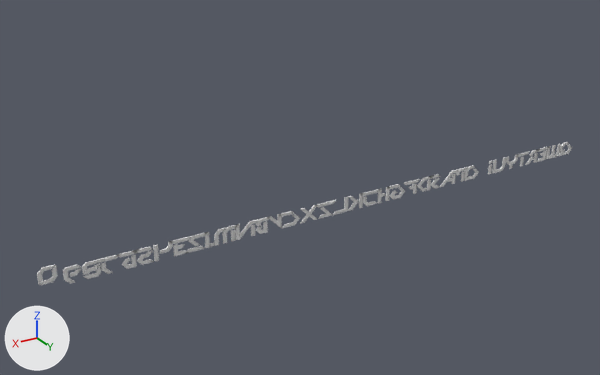
What one commit did to the OBJ model Resources/text.obj.
Both versions are drawn from a camera (50 mm lens) standing at (62.6, 42.2, 20.7) and looking at (34.3, -5.0, -2.9). Lighting does not change. The marker at lower left points along +X, +Y and +Z. Where no turn or scale is listed for an object, it has been applied to the vertices.

Names of what the first picture shows: 'text'.
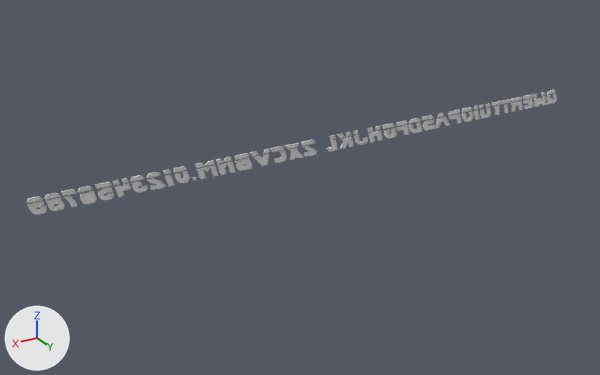
Commit message: New text

Location of each change, (x1, y1, x2, y2) in pixels of the pictures (600 x 375 px; the box of a moved part takes in the faces that stretch with it):
'text', reshaped (12% shorter): before (37, 142, 572, 285); after (27, 90, 557, 215)
part 1 of me_text, moved or reshaped: before (536, 147, 549, 152); after (533, 93, 538, 97)
part 2 of me_text, moved or reshaped: before (516, 151, 530, 157); after (541, 92, 546, 96)
part 3 of me_text, moved or reshaped: before (520, 157, 524, 166); after (523, 94, 534, 99)
part 4 of me_text, moved or reshaped: before (534, 153, 538, 163); after (500, 99, 511, 104)
part 5 of me_text, moved or reshaped: before (428, 174, 441, 179); after (504, 104, 509, 113)
part 6 of me_text, moved or reshaped: before (427, 180, 431, 191); after (479, 105, 484, 109)
part 7 of me_text, moved or reshaped: before (404, 179, 420, 185); after (486, 103, 490, 107)
part 8 of me_text, moved or reshaped: before (387, 184, 401, 189); after (474, 106, 479, 110)
part 9 of me_text, moved or reshaped: before (488, 164, 492, 174); after (437, 113, 445, 117)
part 10 of me_text, moved or reshaped: before (359, 193, 363, 208); after (396, 120, 409, 126)
part 11 of me_text, moved or reshaped: before (385, 186, 390, 201); after (367, 127, 373, 132)
part 12 of me_text, moved or reshaped: before (360, 189, 381, 196); after (375, 126, 381, 130)
part 13 of me_text, moved or reshaped: before (315, 200, 336, 208); after (353, 130, 359, 135)
part 14 of me_text, moved or reshaped: before (281, 211, 295, 217); after (346, 132, 352, 137)
part 15 of me_text, moved or reshaped: before (251, 225, 255, 236); after (329, 135, 336, 140)
part 16 of me_text, moved or reshaped: before (210, 243, 215, 247); after (301, 140, 315, 146)
part 17 of me_text, moved or reshaped: before (135, 247, 153, 253); after (250, 151, 259, 156)
part 18 of me_text, moved or reshaped: before (231, 230, 236, 241); after (264, 148, 270, 154)
part 19 of me_text, moved or reshaped: before (170, 236, 192, 244); after (191, 177, 197, 181)
part 20 of me_text, deleted: before (37, 142, 572, 285)
part 21 of me_text, added: after (27, 90, 557, 215)

The change, as a list of edits to the scene's bpy script:
```text
Change me_text:
    remove me_text.from_pydata(...)  # 966 vertices, 1307 faces; spans x 8.9..53.6, y -3.4..-2.5, z -4.4..-3.3
    add me_text.from_pydata(...)  # 3608 vertices, 5258 faces; spans x 9.1..53.3, y -4.8..-4.7, z -0.5..0.7
    me_text part 1: the loose piece of 8 vertices spanning x 11.7..13.2, y -2.6..-2.5, z -3.5..-3.3 is scaled about its middle by (-0.286, 1, -1.24), then moved by (-0.8, -2.2, 3.9)
    me_text part 2: the loose piece of 8 vertices spanning x 14.0..15.5, y -2.6..-2.5, z -3.5..-3.3 is scaled about its middle by (-0.312, 1, -1.26), then moved by (-4.0, -2.2, 3.9)
    me_text part 3: the loose piece of 8 vertices spanning x 14.6..14.8, y -2.6..-2.5, z -4.4..-3.6 is turned 92.3 degrees about the y axis through its middle and scaled by 1.29, then moved by (-2.2, -2.2, 4.5)
    me_text part 4: the loose piece of 8 vertices spanning x 13.0..13.3, y -2.6..-2.5, z -4.4..-3.6 is turned 92.2 degrees about the y axis through its middle and scaled by 1.32, then moved by (1.8, -2.2, 4.5)
    me_text part 5: the loose piece of 8 vertices spanning x 23.3..24.4, y -2.6..-2.5, z -3.5..-3.3 is scaled about its middle by (0.429, 1, 3.42), then moved by (-9.0, -2.2, 3.3)
    me_text part 6: the loose piece of 8 vertices spanning x 24.2..24.5, y -2.6..-2.5, z -4.4..-3.6 is scaled about its middle by (1.37, 1, 0.352), then moved by (-6.8, -2.2, 4.5)
    me_text part 7: the loose piece of 8 vertices spanning x 25.3..26.8, y -2.6..-2.5, z -3.5..-3.3 is scaled about its middle by (-0.275, 1, -1.23), then moved by (-9.2, -2.2, 3.9)
    me_text part 8: the loose piece of 8 vertices spanning x 27.0..28.3, y -2.6..-2.5, z -3.5..-3.3 is scaled about its middle by (0.378, 1, 1.26), then moved by (-9.5, -2.2, 3.9)
    me_text part 9: the loose piece of 8 vertices spanning x 18.0..18.3, y -2.6..-2.5, z -4.4..-3.6 is turned 92.7 degrees about the y axis through its middle and scaled by 0.769, then moved by (3.6, -2.2, 4.5)
    me_text part 10: the loose piece of 8 vertices spanning x 30.5..30.7, y -2.6..-2.5, z -4.4..-3.3 is scaled about its middle by (3.71, 1, 0.252), then moved by (-5.1, -2.2, 4.4)
    me_text part 11: the loose piece of 8 vertices spanning x 28.1..28.4, y -2.6..-2.5, z -4.4..-3.3 is scaled about its middle by (1.46, 1, 0.252), then moved by (0.2, -2.2, 4.4)
    me_text part 12: the loose piece of 8 vertices spanning x 28.9..30.7, y -2.6..-2.5, z -3.5..-3.3 is scaled about its middle by (0.246, 1, 1.26), then moved by (-2.1, -2.2, 3.9)
    me_text part 13: the loose piece of 8 vertices spanning x 32.8..34.5, y -2.6..-2.5, z -3.5..-3.3 is scaled about its middle by (0.244, 1, 1.26), then moved by (-3.9, -2.2, 3.9)
    me_text part 14: the loose piece of 8 vertices spanning x 36.2..37.5, y -2.6..-2.5, z -3.5..-3.3 is scaled about its middle by (-0.374, 1, -1.26), then moved by (-6.5, -2.2, 3.9)
    me_text part 15: the loose piece of 8 vertices spanning x 39.3..39.6, y -2.6..-2.5, z -4.4..-3.6 is scaled about its middle by (-1.47, 1, -0.351), then moved by (-7.7, -2.2, 4.5)
    me_text part 16: the loose piece of 8 vertices spanning x 42.3..42.6, y -2.6..-2.5, z -4.4..-4.2 is scaled about its middle by (3.79, 1, 1.26), then moved by (-8.7, -2.2, 4.8)
    me_text part 17: the loose piece of 8 vertices spanning x 46.5..47.9, y -2.6..-2.5, z -3.5..-3.3 is scaled about its middle by (-0.483, 1, -1.24), then moved by (-9.2, -2.2, 3.9)
    me_text part 18: the loose piece of 8 vertices spanning x 40.8..41.1, y -2.6..-2.5, z -4.4..-3.6 is scaled about its middle by (1.52, 1, 0.355), then moved by (-3.8, -2.2, 4.5)
    me_text part 19: the loose piece of 8 vertices spanning x 43.9..45.4, y -2.6..-2.5, z -3.5..-3.3 is scaled about its middle by (-0.186, 1, -1.1), then moved by (-2.1, -2.2, 3.0)
    me_text part 20: 52 loose pieces with 814 vertices, spanning x 8.9..53.6, y -3.4..-2.5, z -4.4..-3.3, are deleted
    me_text part 21: 3456 vertices added at x 9.1..53.3, y -4.8..-4.7, z -0.5..0.7
```
